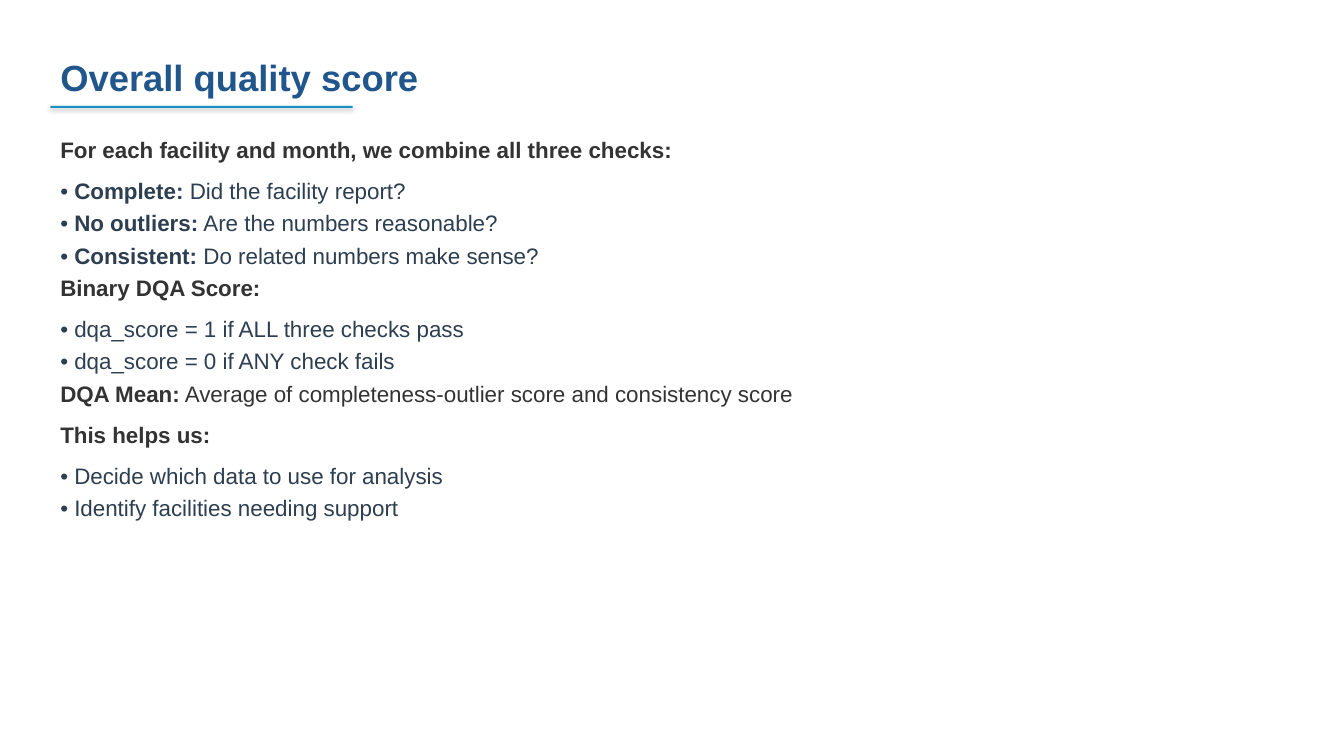
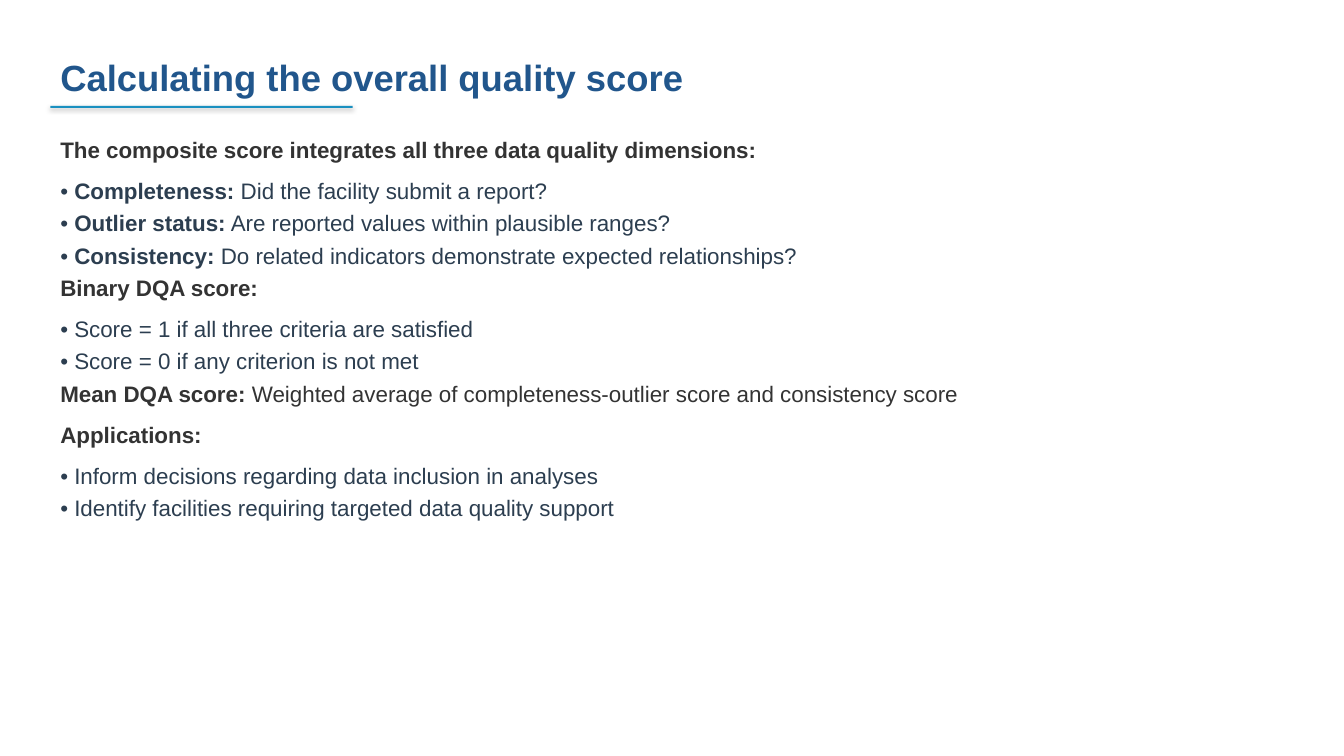
Before and after one commit to FASTR-Analytics/fastr-resource-hub, a slide deck: slide 50 of outputs/2026-zambia_deck.pptx (slide 55 before the commit). Drawn at 1344x756 pixels with LibreOffice and Linux fonts; fonts in the diff are those of the drawing. Boxes give left, top, right and bottom in pixels: in the first picture for what was removed or moved away, otherwise in the second. Text is boxed around its words. In the diff, an @@ line names an element or a change of style, - is before the commit and + after.

```diff
--- a/outputs/2026-zambia_deck.pptx
+++ b/outputs/2026-zambia_deck.pptx
@@ text at <box>60,64,683,99</box>: text changed @@
-Overall quality score
+Calculating the overall quality score
@@ text at <box>60,141,958,521</box>: text changed @@
-For each facility and month, we combine all three checks:
-• Complete: Did the facility report?
-• No outliers: Are the numbers reasonable?
-• Consistent: Do related numbers make sense?
-Binary DQA Score:
-• dqa_score = 1 if ALL three checks pass
-• dqa_score = 0 if ANY check fails
-DQA Mean: Average of completeness-outlier score and consistency score
-This helps us:
-• Decide which data to use for analysis
-• Identify facilities needing support
+The composite score integrates all three data quality dimensions:
+• Completeness: Did the facility submit a report?
+• Outlier status: Are reported values within plausible ranges?
+• Consistency: Do related indicators demonstrate expected relationships?
+Binary DQA score:
+• Score = 1 if all three criteria are satisfied
+• Score = 0 if any criterion is not met
+Mean DQA score: Weighted average of completeness-outlier score and consistency score
+Applications:
+• Inform decisions regarding data inclusion in analyses
+• Identify facilities requiring targeted data quality support
```
Also in this commit, not shown: 25 other slides changed, 24 slides added, 39 slides removed, 12 other files.
